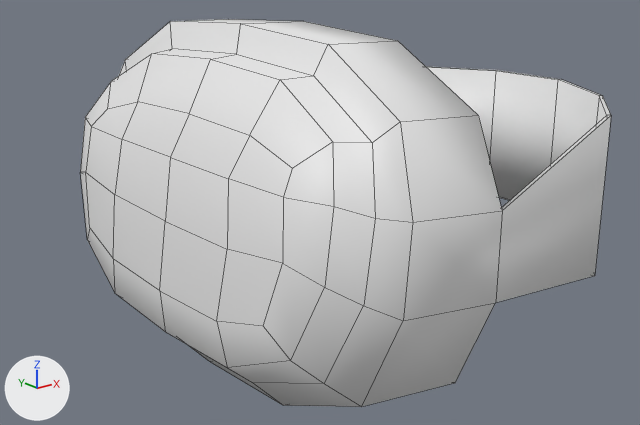
Before and after pictures for a commit that changed the FBX model Assets/AndreaStuff/FbxsImported/Underwater/ScuBaDiving.fbx.
One viewpoint serves both versions: a 50 mm camera at (-2.18, -7.61, 4.86) aimed at (0.67, -4.05, 3.43). The lights are fixed; the arrows at lower left show +X, +Y and +Z. Mesh edges are drawn as thin lines.

In view in the first picture: 'ScubadivingMask'.
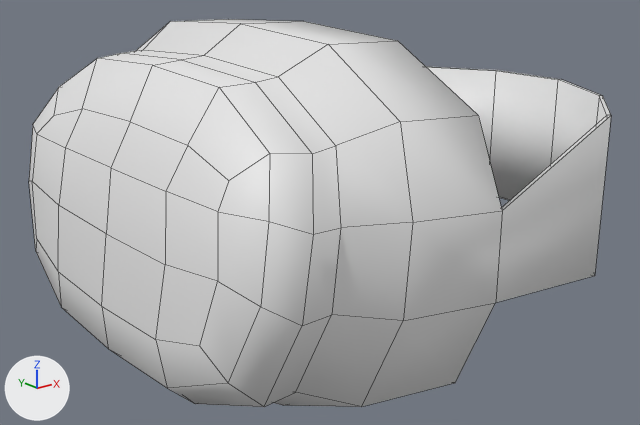
Location of each change, (x1, y1, x2, y2) in pixels of the pictures (640 x 425 px):
'ScubadivingMask', reshaped (10% wider)
    before: (81, 19, 611, 407)
    after: (29, 19, 611, 407)
part 1 of me_cube_012, built on
    before: (81, 21, 411, 407)
    after: (29, 21, 411, 407)

The change, as a diff of the scene's bpy script:
```diff
--- a/Assets/AndreaStuff/FbxsImported/Underwater/ScuBaDiving.fbx.py
+++ b/Assets/AndreaStuff/FbxsImported/Underwater/ScuBaDiving.fbx.py
@@ me_cube_012 @@
 # used by ob_scubadivingmask; location = (-0.155, -4.103, 3.625)
-me_cube_012.from_pydata(...)  # 176 vertices, 176 faces; spans x -0.19..2.44, y -1.33..1.33, z -0.87..0.84
+me_cube_012.from_pydata(...)  # 190 vertices, 190 faces; spans x -0.48..2.44, y -1.33..1.33, z -0.87..0.84
+# me_cube_012 part 1
+# 20 faces are deleted
+# 6 vertices in x -0.16..-0.01, y -0.81..0.81, z -0.27..0.36 move by (-0.29, 0.0, 0.0)
+# 42 vertices move from x -0.19..0.28, y -1.17..1.17, z -0.68..0.7 to x -0.48..0.11, y -1.17..1.17, z -0.69..0.71
+# 14 vertices are added at x -0.48..-0.21, y -0.94..0.94, z -0.38..0.48
+# 34 new faces join them, mat_metal1 (white #e7e7e7)
 me_cube_012.materials.append(mat_metal1)
```
